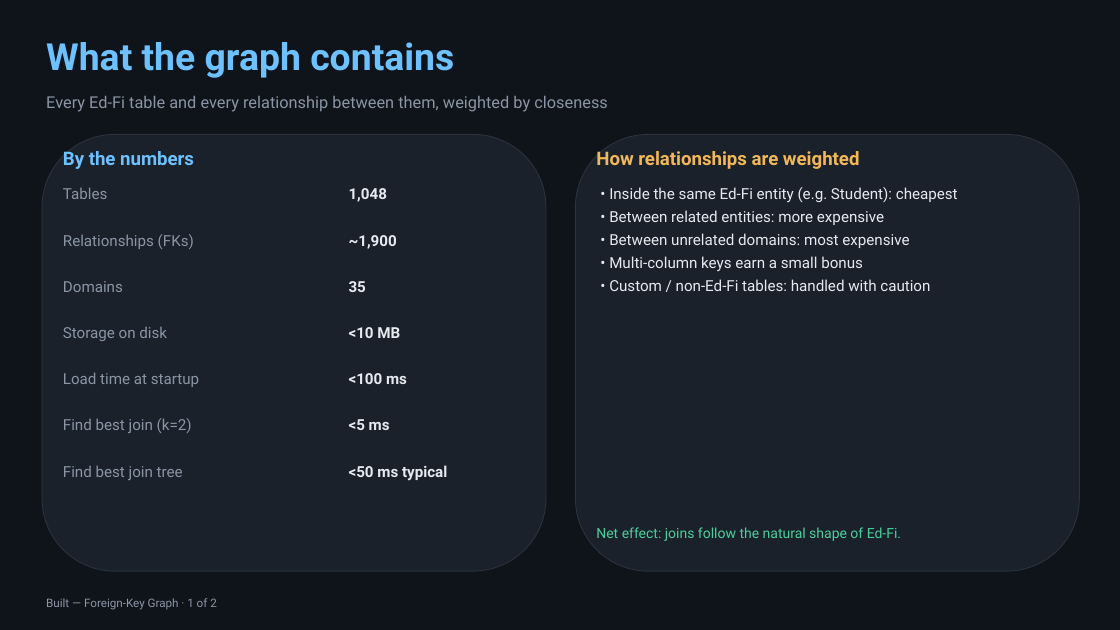
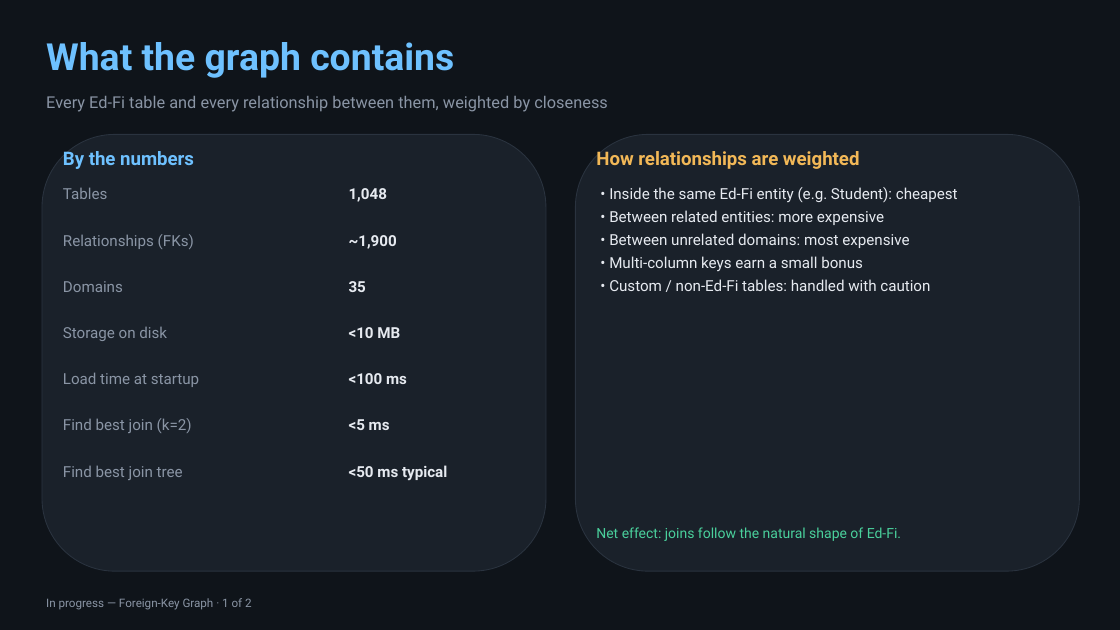
Before and after one commit to bharatmohanthakur/heavy_text2sql, a slide deck: slide 12 of docs/architecture_deck.pptx (slide 10 before the commit). Drawn at 1120x630 pixels with LibreOffice and Linux fonts; fonts in the diff are those of the drawing. Boxes give left, top, right and bottom in pixels: in the first picture for what was removed or moved away, otherwise in the second. Text is boxed around its words. In the diff, an @@ line names an element or a change of style, - is before the commit and + after.

```diff
--- a/docs/architecture_deck.pptx
+++ b/docs/architecture_deck.pptx
@@ text at (46, 598, 252, 610): text changed @@
-Built — Foreign-Key Graph · 1 of 2
+In progress — Foreign-Key Graph · 1 of 2
```
Also in this commit, not shown: 9 other slides changed, 2 slides added, 1 other file.
